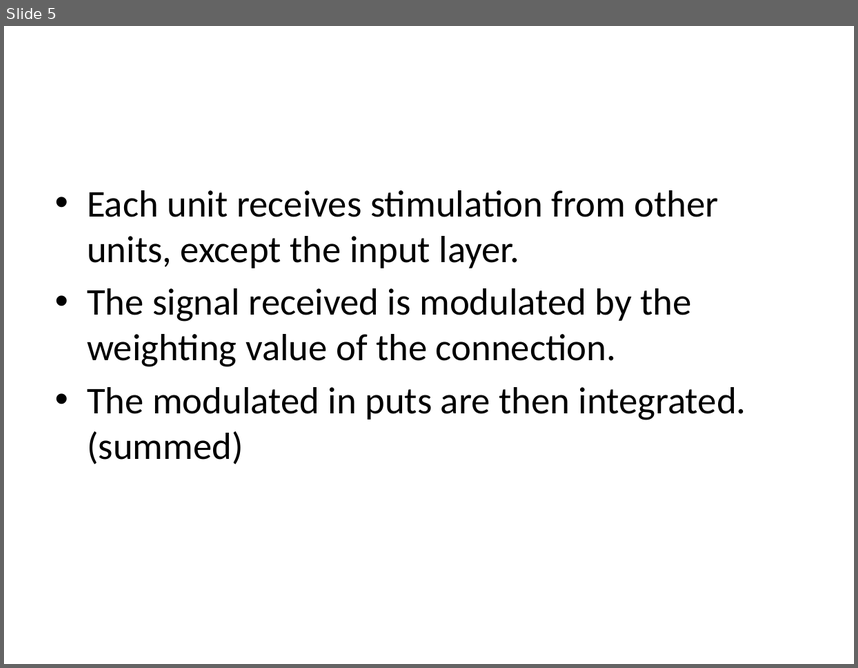
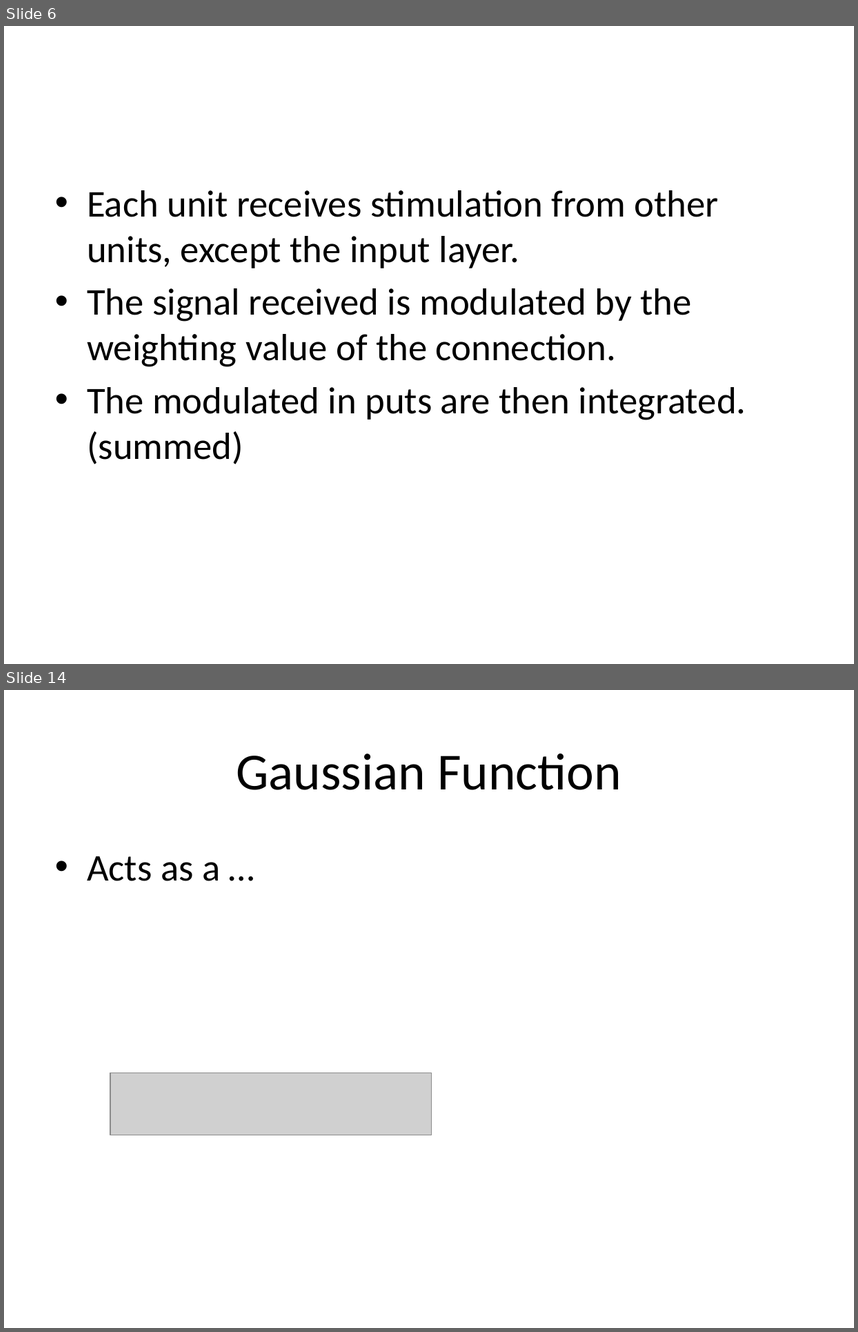
Before and after one commit to edvelezg/unb-nn, a slide deck: Neural Networks.pptx. Shown one above the other, each under a label of ours: slide 5 before the commit, slides 6 and 14 after it; the slides between them are not shown. The pictures are 858x668 and 858x1332 pixels, drawn with LibreOffice and Linux fonts; fonts in the diff are those of the drawing; grey boxes stand for pictures. Boxes give left, top, right and bottom in pixels: in the first picture for what was removed or moved away, otherwise in the second. Text is boxed around its words. In the diff, an @@ line names an element or a change of style, - is before the commit and + after.

```diff
--- a/Neural Networks.pptx
+++ b/Neural Networks.pptx
@@ slide 14 added at [4,690,854,1328], background #FFFFFF @@
@@ title added at [236,753,621,790], 44 pt, text #000000 @@
+Gaussian Function
@@ text added at [87,856,220,881], 32 pt, text #000000 @@
+• Acts as a …
@@ picture added at [110,1072,432,1134] @@
@@ what was slide 5 is now slide 6 @@
```
Also in this commit, not shown: 5 slides changed, 8 other slides added, 2 slides removed, 1 other file.
